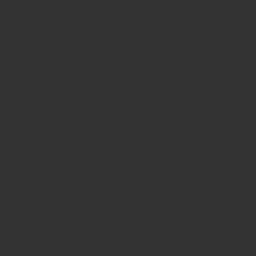
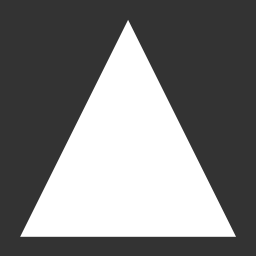
Layered file, before and after one edit (256 × 256). Changes by layer:
added group "UITK_Triangle" with 3 layers above "UITK_Simple_Rectangle_r50" over [20, 19, 236, 237]
added layer "Polygon 1" in group "UITK_Triangle" over [20, 19, 236, 237]
